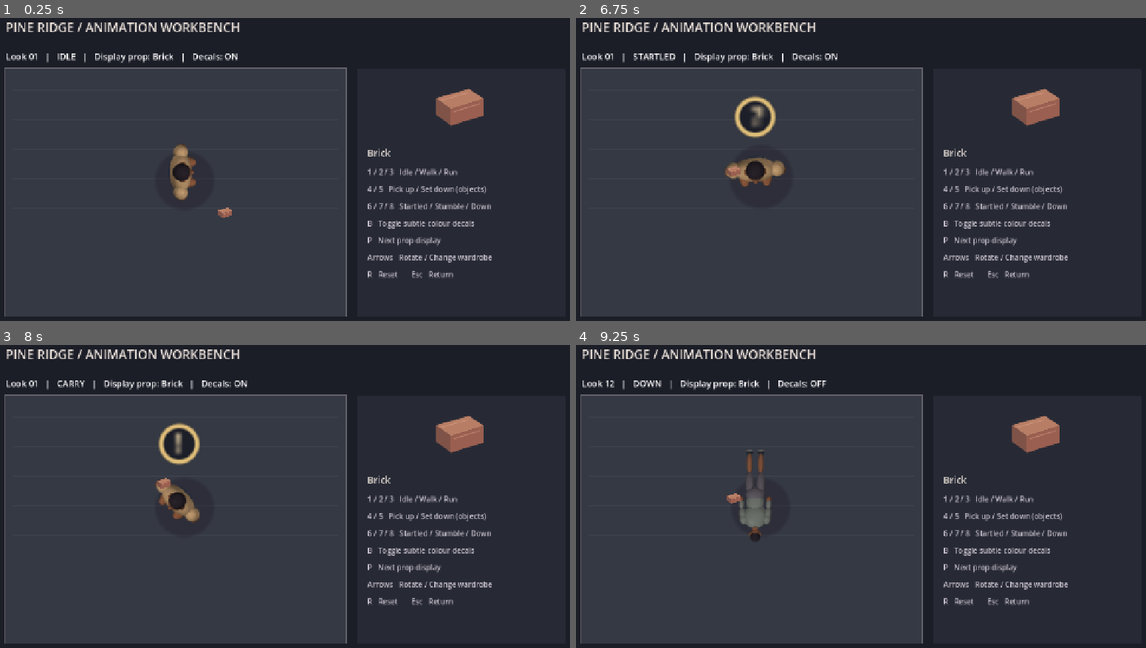
Above: before the commit, frames 1-4 (two rows, left to right).
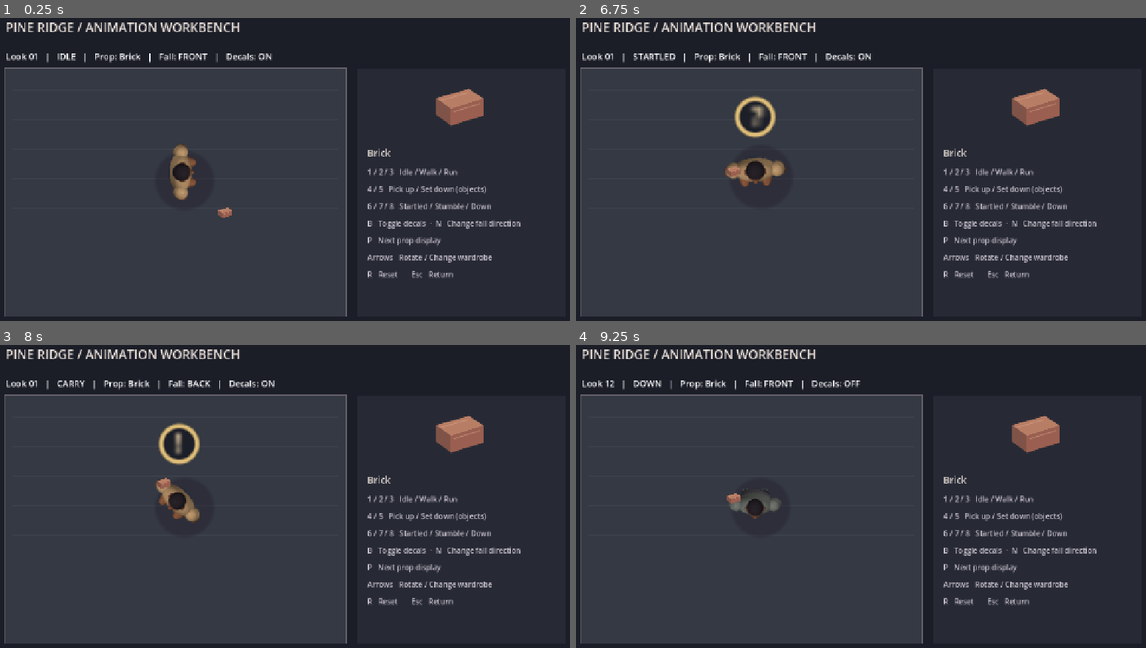
Above: after the commit, the same moments.

Repository: cryogenized-spec/Pineridge-Crisis-Saafiya-s-Revenge
Game: Godot game, scene res://scenes/action_review.tscn
Two runs of this game, one before a commit and one after it. Both use one fixed random seed, a clock stepped at 60 frames per second and the inputs below. This scene is started directly instead of the project's main scene.
Inputs (mouse positions are in pixels of both pictures, inside the frame that each line leads up to):
- Up to frame 1 (0.25 s): no input
- Up to frame 2 (6.75 s): tap Enter at 0.5, 2, 3.5 s; move the mouse to (992, 160) at 0.52 s; hold Right 0.53-1.28 s; tap N at 0.6, 1.55, 2.1, 3.05, 4.55, 6.05 s; click (992, 160) at 0.67 s; tap F at 0.8, 1.35, 2.3, 3.8, 5.3 s; tap Space at 1.25, 2.75, 6.5 s; move the mouse to (741, 193) at 1.27 s; hold Down 1.28-2.03 s; move the mouse to (918, 102) at 2.02 s; hold Right 2.03-2.78 s; move the mouse to (832, 242) at 2.77 s; hold Up 2.78-3.53 s; tap 1 at 2.85 s; click (832, 242) at 2.92 s; move the mouse to (1037, 227) at 3.52 s; hold Left 3.53-5.03 s; tap 2 at 3.6 s; move the mouse to (684, 127) at 4.27 s; tap 3 at 4.35 s; move the mouse to (889, 175) at 5.02 s; hold Down 5.03-5.78 s; tap 4 at 5.1 s; click (889, 175) at 5.17 s; move the mouse to (769, 93) at 5.77 s; hold Right 5.78-6.53 s; tap 5 at 5.85 s; move the mouse to (992, 160) at 6.52 s; hold Up from 6.53 s (still down); tap 6 at 6.6 s
- Up to frame 3 (8 s): tap F at 6.8 s; move the mouse to (165, 520) at 7.27 s; release Up at 7.28 s; hold Right from 7.28 s (still down); tap 7 at 7.35 s; click (165, 520) at 7.42 s; tap N at 7.55 s
- Up to frame 4 (9.25 s): move the mouse to (918, 429) at 8.02 s; release Right at 8.03 s; hold Down 8.03-8.78 s; tap 8 at 8.1 s; tap F at 8.3 s; move the mouse to (832, 569) at 8.77 s; hold Left from 8.78 s (still down); tap B at 8.85 s; tap N at 9.05 s

The runs differ from the first frame. In frame 1, 0.8% of the frame differs, in the area x 16-92%, y 11-70%; in frame 2, 0.8%; in frame 3, 0.8%; in frame 4, 1.6%, in the area x 18-92%, y 11-70%.

Commit message:
Expose both collapse directions in the character animation workbench

Diff:
--- a/scripts/action_review.gd
+++ b/scripts/action_review.gd
@@ -9,6 +9,7 @@
 var accessory := Sprite2D.new()
 var prop_index := 0
 var wardrobe := 0
+var fall_backward := false
 var heading := 0.0
 var status: Label
 var smoke := false
@@ -40,13 +41,14 @@
 		actor.queue_free()
 	actor = Actor.new()
 	actor.wardrobe_index = wardrobe
+	actor.fall_backward = fall_backward
 	actor.position = CENTER
 	actor.scale = Vector2.ONE*6.0
 	add_child(actor)
 	actor.z_index = 1
 
 func refresh() -> void:
-	status.text = "Look %02d   |   %s   |   Display prop: %s   |   Decals: %s" % [wardrobe+1,Feedback.State.keys()[feedback.state],Props.ITEMS[prop_index].label,"ON" if feedback.blood_enabled else "OFF"]
+	status.text = "Look %02d   |   %s   |   Prop: %s   |   Fall: %s   |   Decals: %s" % [wardrobe+1,Feedback.State.keys()[feedback.state],Props.ITEMS[prop_index].label,"BACK" if fall_backward else "FRONT","ON" if feedback.blood_enabled else "OFF"]
 	queue_redraw()
 
 func change_state(next: Feedback.State, cue: String = "") -> void:
@@ -78,6 +80,11 @@
 			feedback.marked = true
 			change_state(Feedback.State.DOWN,"reaction")
 		KEY_B: feedback.blood_enabled = not feedback.blood_enabled
+		KEY_N:
+			fall_backward = not fall_backward
+			actor.fall_backward = fall_backward
+			if feedback.state==Feedback.State.DOWN:
+				feedback.select(Feedback.State.DOWN)
 		KEY_R:
 			feedback.reset()
 			audio.play_cue("reset")
@@ -106,7 +113,7 @@
 	actor.animate(delta,Vector2.from_angle(heading)*speed*delta if moving else Vector2.ZERO,heading,false,running)
 	var pose := feedback.pose()
 	actor.set_down_progress(feedback.progress() if feedback.state==Feedback.State.DOWN else -1.0)
-	if feedback.state==Feedback.State.DOWN and actor.npc_down!=null:
+	if feedback.state==Feedback.State.DOWN and (actor.npc_down!=null or actor.npc_down_back!=null):
 		actor.scale=Vector2.ONE*6.0
 		actor.rotation=0.0
 		actor.position=CENTER
@@ -145,6 +152,7 @@
 		elif test_step == 4 and feedback.progress() >= 1.0:
 			assert(not feedback.carried)
 			assert(feedback.state == Feedback.State.DOWN)
+			assert(actor.npc_down_back != null)
 			print("Action review: pickup, carry, set down, alert, stumble and down states exercised.")
 			get_tree().quit()
 	refresh()
@@ -162,6 +170,6 @@
 	var item: Dictionary = Props.ITEMS[prop_index]
 	draw_texture_rect(item.texture,Rect2(944,140,150,150),false)
 	draw_string(ThemeDB.fallback_font,Vector2(818,316),item.label,HORIZONTAL_ALIGNMENT_LEFT,-1,20,Color("#eee4dc"))
-	var lines := ["1 / 2 / 3   Idle / Walk / Run","4 / 5   Pick up / Set down (objects)","6 / 7 / 8   Startled / Stumble / Down","B   Toggle subtle colour decals","P   Next prop display","Arrows   Rotate / Change wardrobe","R   Reset       Esc   Return"]
+	var lines := ["1 / 2 / 3   Idle / Walk / Run","4 / 5   Pick up / Set down (objects)","6 / 7 / 8   Startled / Stumble / Down","B   Toggle decals  ·  N   Change fall direction","P   Next prop display","Arrows   Rotate / Change wardrobe","R   Reset       Esc   Return"]
 	for i in range(lines.size()):
 		draw_string(ThemeDB.fallback_font,Vector2(818,356+i*37),lines[i],HORIZONTAL_ALIGNMENT_LEFT,-1,16,Color("#c6bfca"))
Not shown, changed: docs/parity.md
